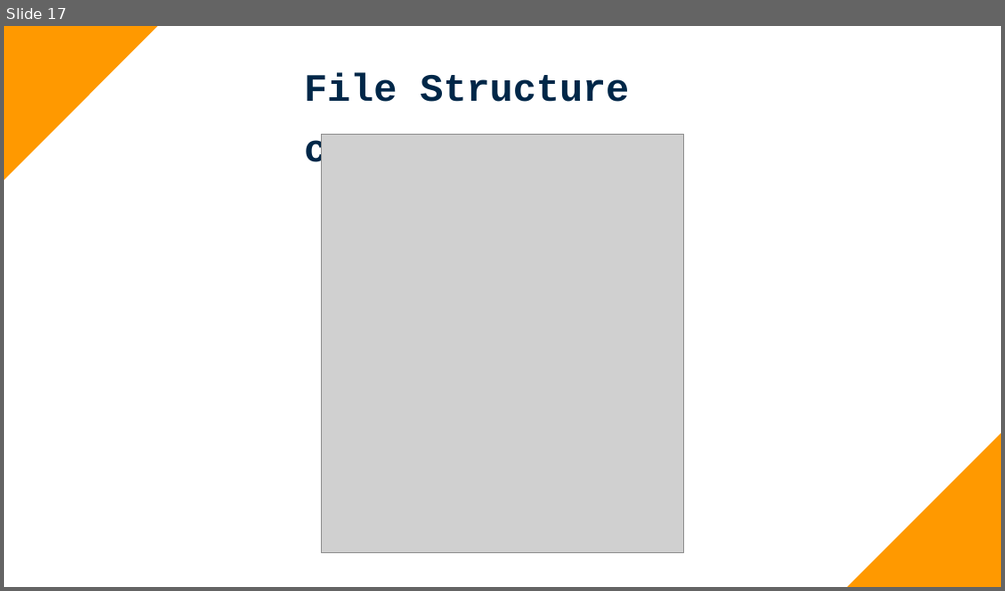
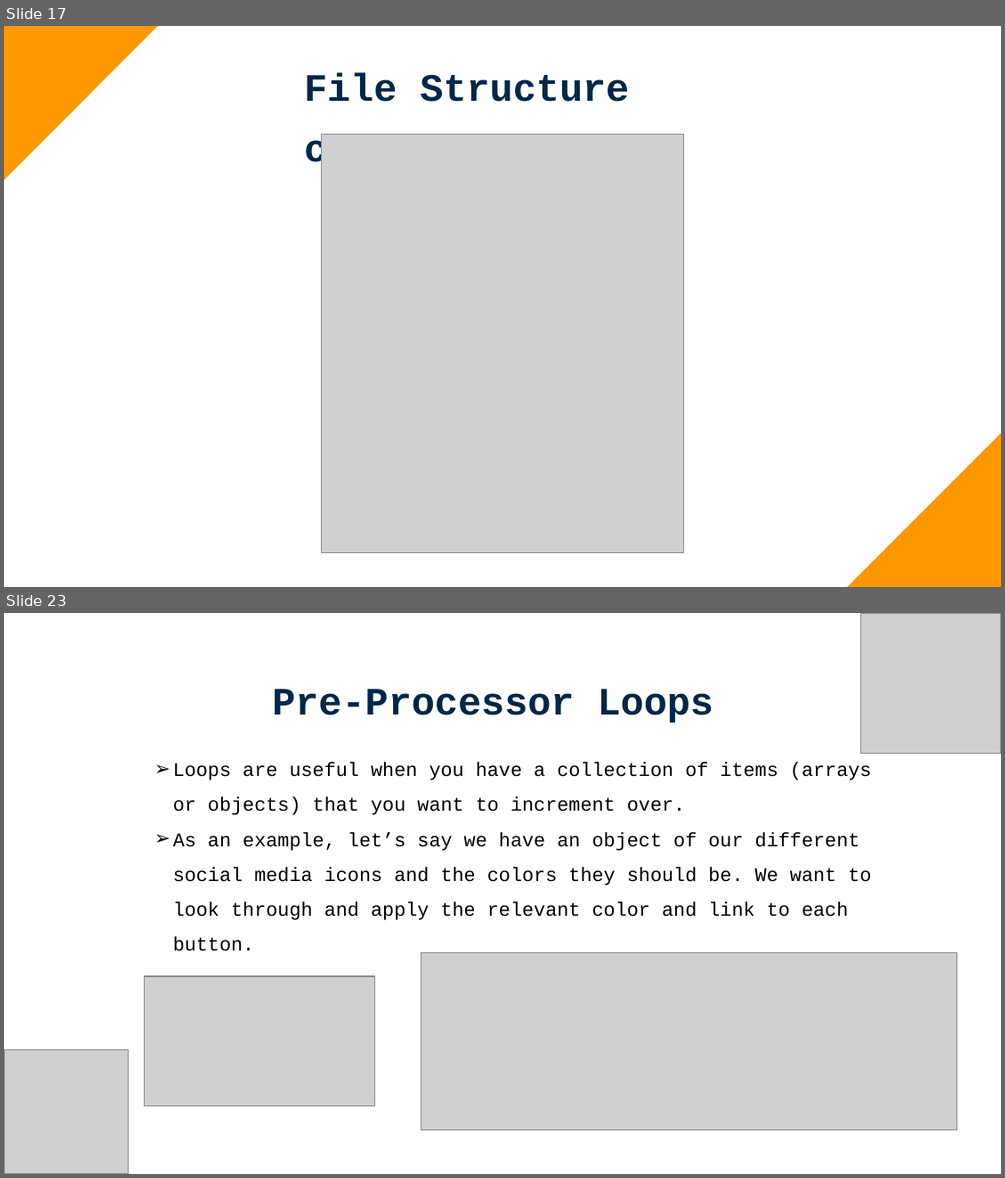
Before and after one commit to Aamer-Qanadilo/BEM_Pre-Processor_Presentation, a slide deck: BEM-Arch.pptx. Shown one above the other, each under a label of ours: slide 17 before the commit, slides 17 and 23 after it; the slides between them are not shown. The pictures are 1005x591 and 1005x1178 pixels, drawn with LibreOffice and Linux fonts; fonts in the diff are those of the drawing; grey boxes stand for pictures. Boxes give left, top, right and bottom in pixels: in the first picture for what was removed or moved away, otherwise in the second. Text is boxed around its words. In the diff, an @@ line names an element or a change of style, - is before the commit and + after.

Commit message:
Updated slides, added the Pre-Processor

```diff
--- a/BEM-Arch.pptx
+++ b/BEM-Arch.pptx
@@ slide 23 added at (x1=4, y1=613, x2=1001, y2=1174), background #FFFFFF @@
@@ picture added at (x1=860, y1=613, x2=1001, y2=754) @@
@@ text added at (x1=272, y1=689, x2=714, y2=722), 28 pt, text #002748, bold @@
+Pre-Processor Loops
@@ text added at (x1=173, y1=762, x2=872, y2=951), 14 pt, text #000000 @@
+➢ Loops are useful when you have a collection of items (arrays or objects) that you want to increment over.
+➢ As an example, let’s say we have an object of our different social media icons and the colors they should be. We want to look through and apply the relevant color and link to each button.
@@ picture added at (x1=421, y1=952, x2=957, y2=1129) @@
@@ picture added at (x1=145, y1=976, x2=375, y2=1105) @@
@@ picture added at (x1=4, y1=1050, x2=128, y2=1173) @@
```
Also in this commit, not shown: 8 other slides added, 1 other file.
